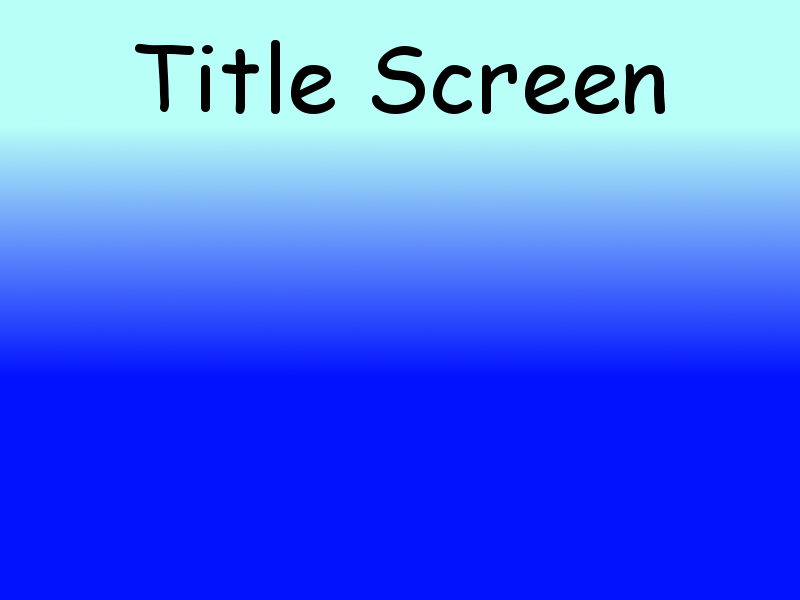
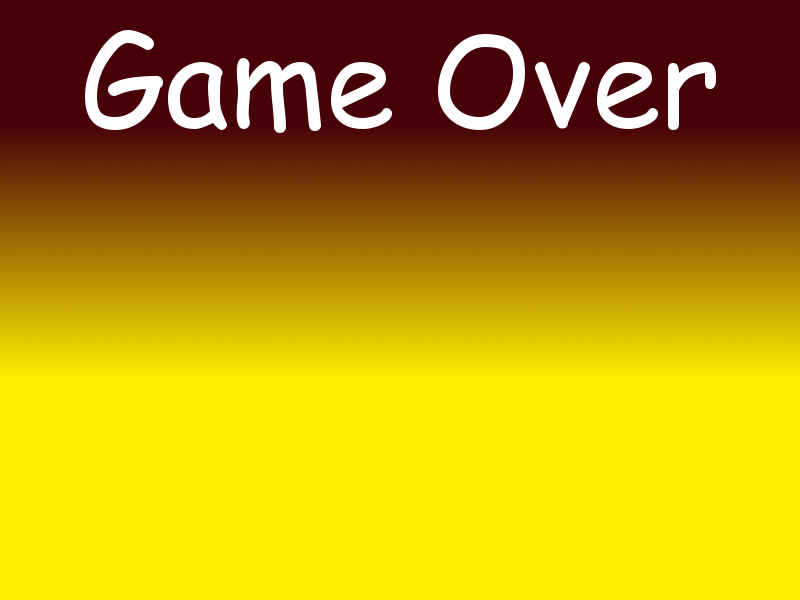
The second (800, 600) image is a revision of the first. Changes to its layers:
hid "Title Screen" over [135, 40, 665, 114]
added layer "Game Over" above "Background copy" over [85, 30, 716, 133]
added layer "Background copy" above "Background" over [0, 0, 800, 600]
hid "Background" over [0, 0, 800, 600]
